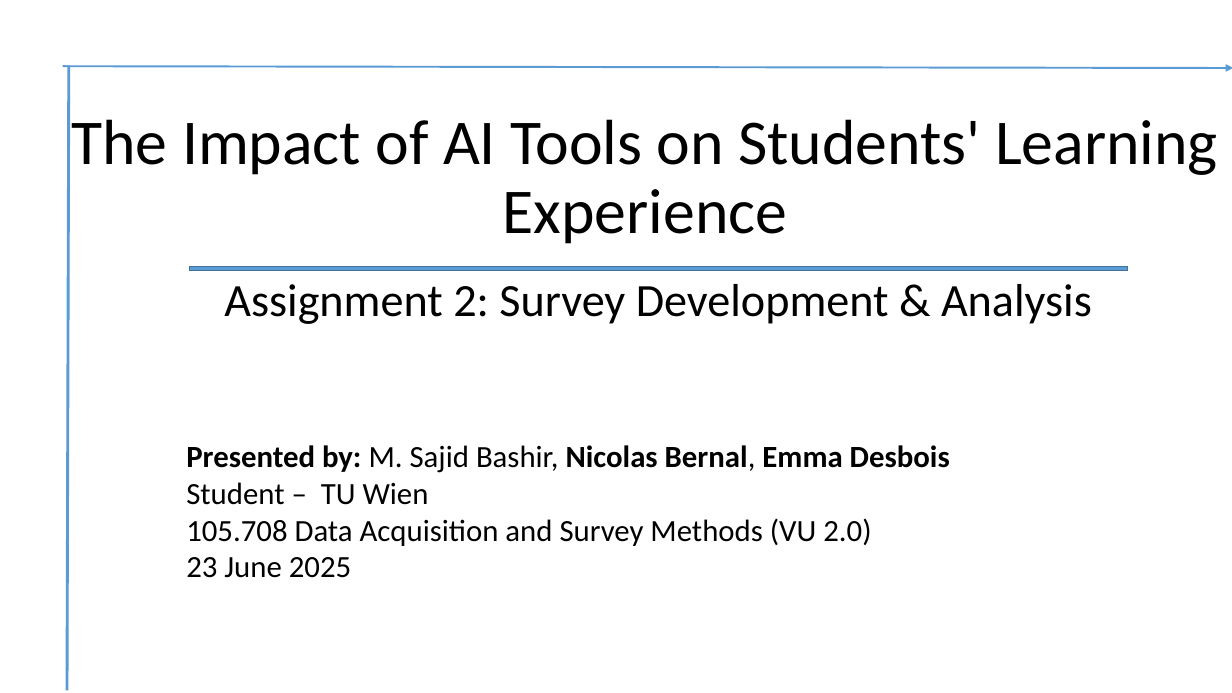
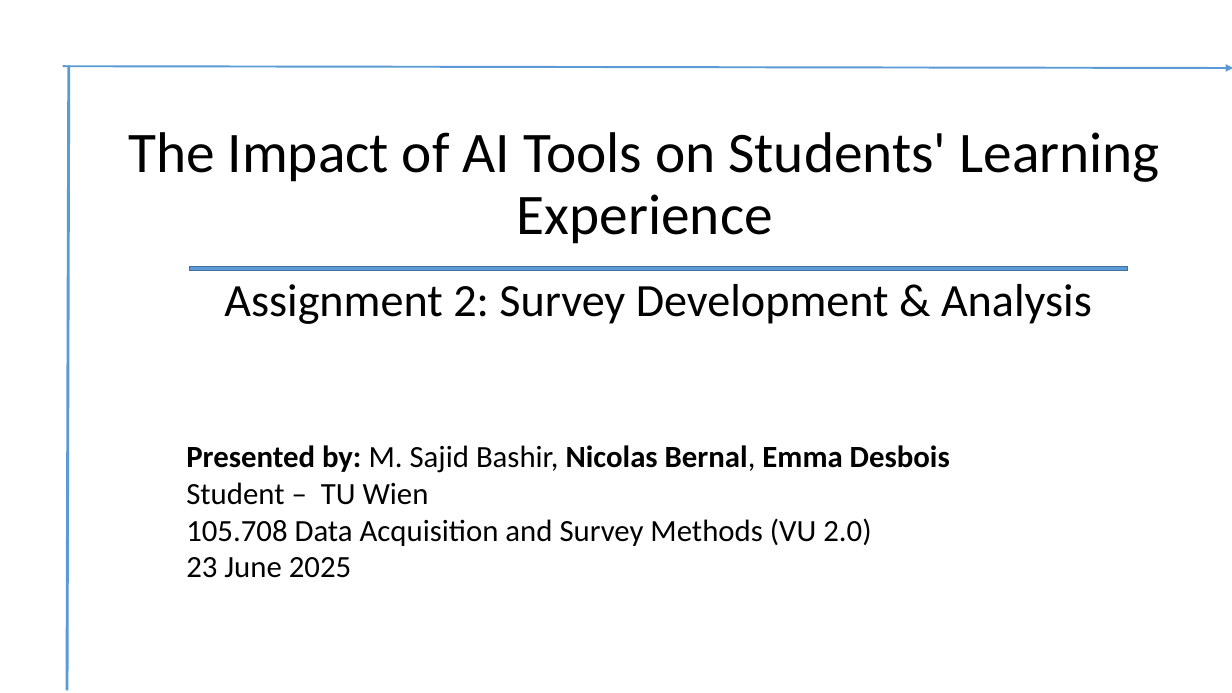
Before and after one commit to TuWienProjects/survey-methods-assignment2-group7, a slide deck: slide 1 of results/Presentaion DA 23-06-2025-2.pptx. Drawn at 1232x693 pixels with LibreOffice and Linux fonts; fonts in the diff are those of the drawing; background and template pictures are left out. Boxes give left, top, right and bottom in pixels: in the first picture for what was removed or moved away, otherwise in the second. Text is boxed around its words. In the diff, an @@ line names an element or a change of style, - is before the commit and + after.

```diff
--- a/results/Presentaion DA 23-06-2025-2.pptx
+++ b/results/Presentaion DA 23-06-2025-2.pptx
@@ title "The Impact of AI Tools ..." at bbox=[128, 132, 1159, 244]: size 49.7 to 44.7 pt @@
```
